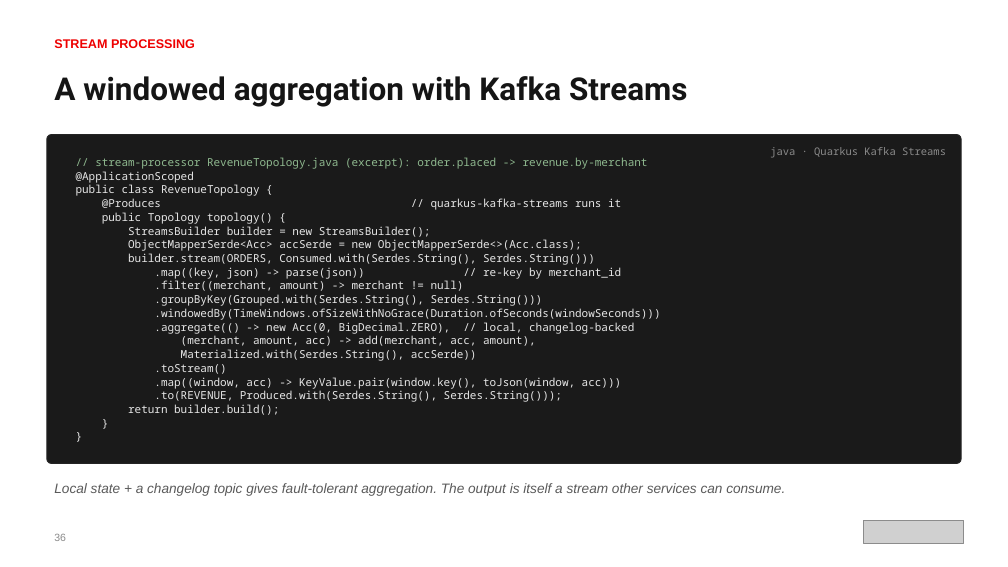
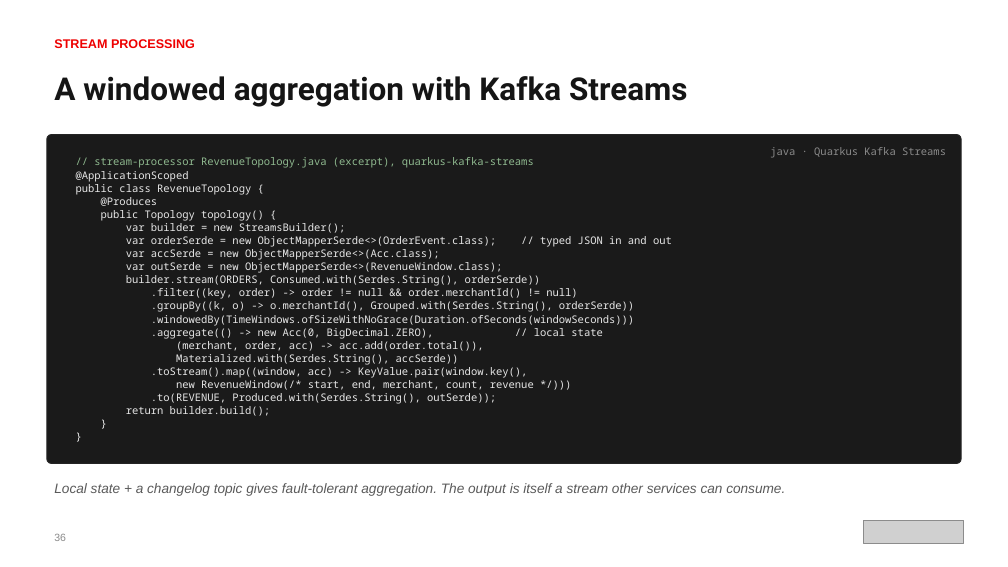
Before and after one commit to patterncatalyst/cloud-native-design-patterns, a slide deck: slide 43 of lgtm-presentation/Designing-Cloud-Native-APIs-Quarkus.pptx. Drawn at 1008x567 pixels with LibreOffice and Linux fonts; fonts in the diff are those of the drawing; grey boxes stand for pictures. Boxes give left, top, right and bottom in pixels: in the first picture for what was removed or moved away, otherwise in the second. Text is boxed around its words. In the diff, an @@ line names an element or a change of style, - is before the commit and + after.

Commit message:
docs(deck): Quarkus deck follows the idiomatic examples (S13)

```diff
--- a/lgtm-presentation/Designing-Cloud-Native-APIs-Quarkus.pptx
+++ b/lgtm-presentation/Designing-Cloud-Native-APIs-Quarkus.pptx
@@ text at <box>76,171,634,416</box>: size 10.5 to 10 pt in "@ApplicationScoped", "public class RevenueTopology {", "public Topology topology() {", ".windowedBy(TimeWindows.ofSizeWithNoGrace(Duration.ofSeconds ..." and 4 more places @@
@@ text at <box>94,157,534,168</box>: text changed; size 10.5 to 10 pt @@
-// stream-processor RevenueTopology.java (excerpt): order.placed -> revenue.by-merchant
+// stream-processor RevenueTopology.java (excerpt), quarkus-kafka-streams
@@ text at <box>101,197,158,206</box>: text changed; size 10.5 to 10 pt @@
-@Produces // quarkus-kafka-streams runs it
+@Produces
@@ text at <box>126,223,672,312</box>: text changed; size 10.5 to 10 pt @@
-StreamsBuilder builder = new StreamsBuilder();
-ObjectMapperSerde<Acc> accSerde = new ObjectMapperSerde<>(Acc.class);
-builder.stream(ORDERS, Consumed.with(Serdes.String(), Serdes.String()))
-.map((key, json) -> parse(json)) // re-key by merchant_id
-.filter((merchant, amount) -> merchant != null)
-.groupByKey(Grouped.with(Serdes.String(), Serdes.String()))
+var builder = new StreamsBuilder();
+var orderSerde = new ObjectMapperSerde<>(OrderEvent.class); // typed JSON in and out
+var accSerde = new ObjectMapperSerde<>(Acc.class);
+var outSerde = new ObjectMapperSerde<>(RevenueWindow.class);
+builder.stream(ORDERS, Consumed.with(Serdes.String(), orderSerde))
+.filter((key, order) -> order != null && order.merchantId() != null)
+.groupBy((k, o) -> o.merchantId(), Grouped.with(Serdes.String(), orderSerde))
@@ text at <box>151,328,602,351</box>: text changed; size 10.5 to 10 pt @@
-.aggregate(() -> new Acc(0, BigDecimal.ZERO), // local, changelog-backed
-(merchant, amount, acc) -> add(merchant, acc, amount),
+.aggregate(() -> new Acc(0, BigDecimal.ZERO), // local state
+(merchant, order, acc) -> acc.add(order.total()),
@@ text at <box>151,367,534,404</box>: text changed; size 10.5 to 10 pt @@
-.toStream()
-.map((window, acc) -> KeyValue.pair(window.key(), toJson(window, acc)))
-.to(REVENUE, Produced.with(Serdes.String(), Serdes.String()));
+.toStream().map((window, acc) -> KeyValue.pair(window.key(),
+new RevenueWindow(/* start, end, merchant, count, revenue */)))
+.to(REVENUE, Produced.with(Serdes.String(), outSerde));
```
Also in this commit, not shown: 17 other slides changed, 2 other files.
